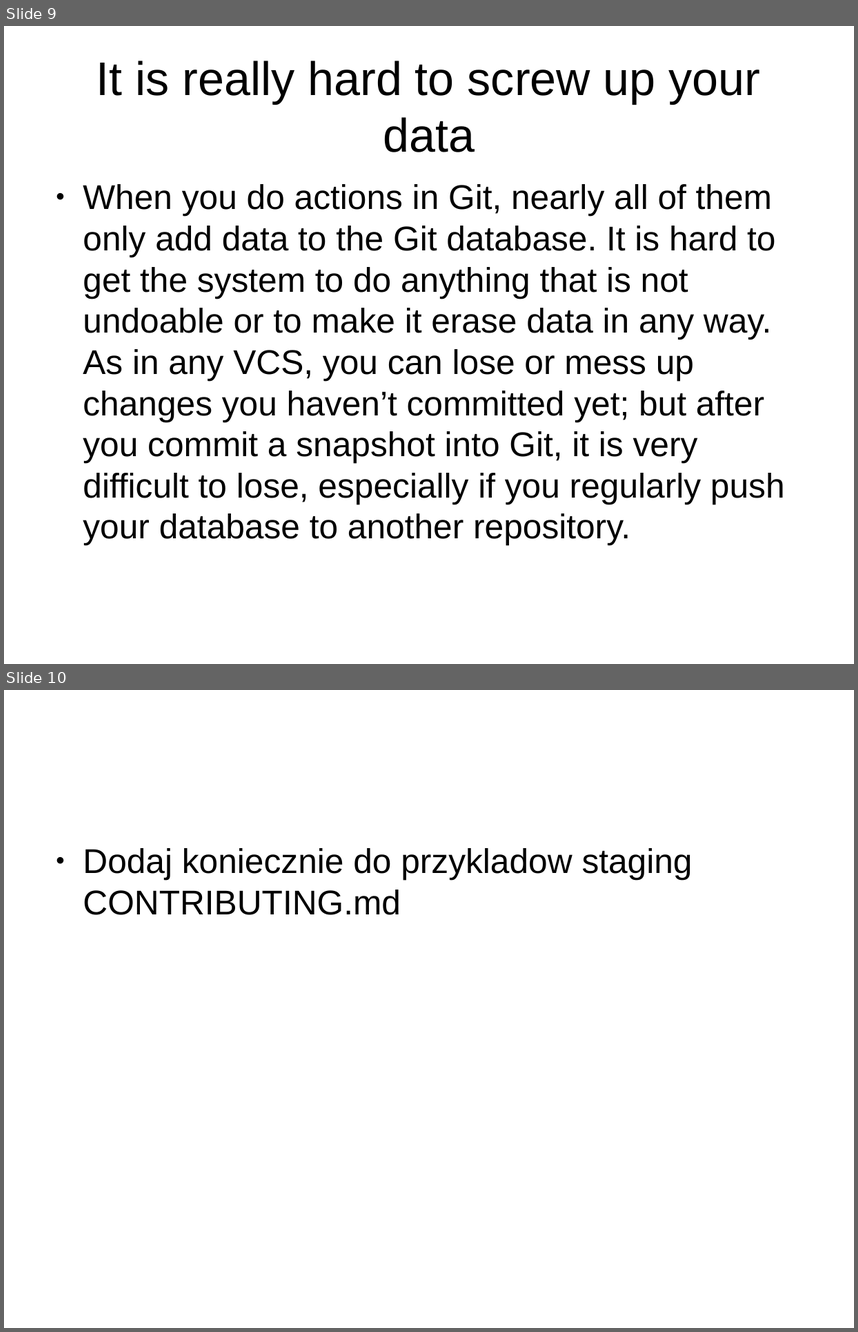
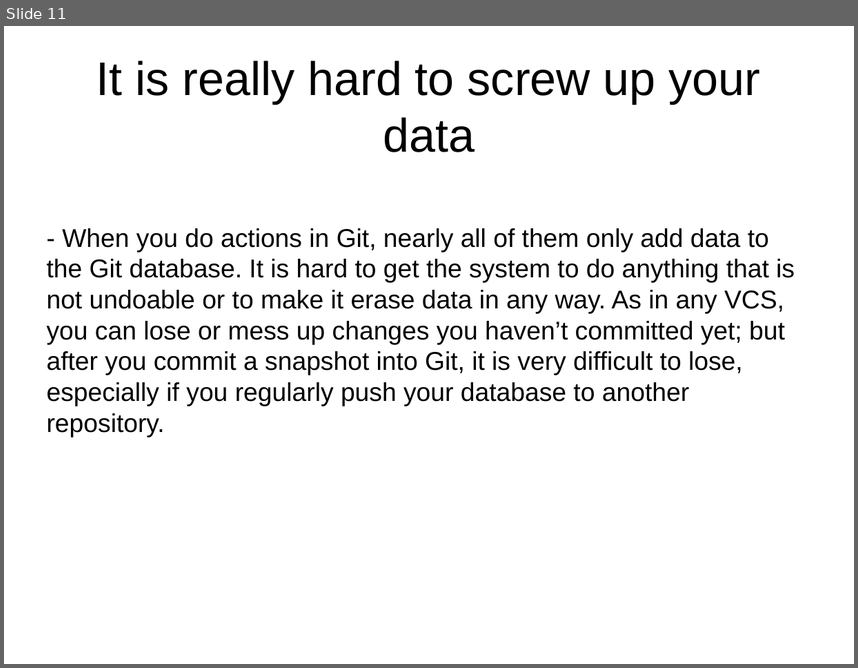
Before and after one commit to rosiv-git-trainings/docs, a slide deck: prezentacja.odp. Shown one above the other, each under a label of ours: slides 9 and 10 before the commit, slide 11 after it. The pictures are 858x1332 and 858x668 pixels, drawn with LibreOffice and Linux fonts; fonts in the diff are those of the drawing; background and template pictures are left out. Boxes give left, top, right and bottom in pixels: in the first picture for what was removed or moved away, otherwise in the second. Text is boxed around its words. In the diff, an @@ line names an element or a change of style, - is before the commit and + after.

```diff
--- a/prezentacja.odp
+++ b/prezentacja.odp
@@ slide 10 removed at (x1=4, y1=690, x2=854, y2=1328), background #FFFFFF @@
@@ text removed at (x1=83, y1=848, x2=693, y2=915) @@
-● Dodaj koniecznie do przykladow staging CONTRIBUTING.md
@@ what was slide 9 is now slide 11 @@
@@ slide 11 changed as well @@
@@ text at (x1=47, y1=228, x2=795, y2=437): text changed; size 32 to 24 pt @@
-● When you do actions in Git, nearly all of them only add data to the Git database. It is hard to get the system to do anything that is not undoable or to make it erase data in any way. As in any VCS, you can lose or mess up changes you haven’t committed yet; but after you commit a snapshot into Git, it is very difficult to lose, especially if you regularly push your database to another repository.
+- When you do actions in Git, nearly all of them only add data to the Git database. It is hard to get the system to do anything that is not undoable or to make it erase data in any way. As in any VCS, you can lose or mess up changes you haven’t committed yet; but after you commit a snapshot into Git, it is very difficult to lose, especially if you regularly push your database to another repository.
```
Also in this commit, not shown: 7 other slides changed, 8 slides added, 1 other slide removed.
